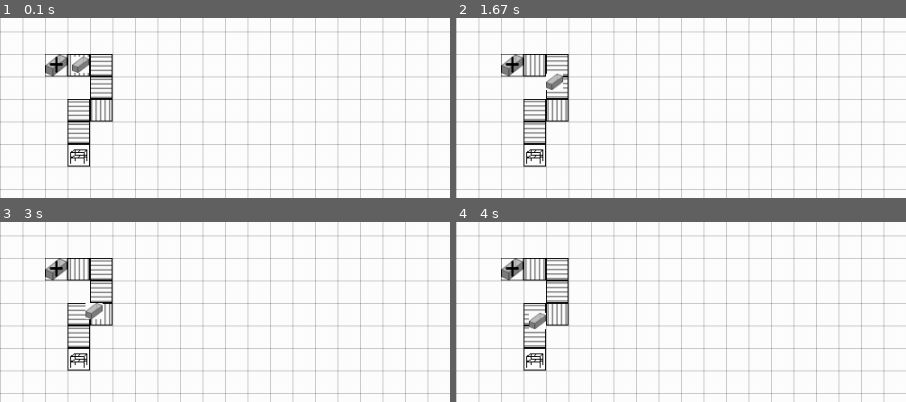
Above: before the commit, frames 1-4 (two rows, left to right).
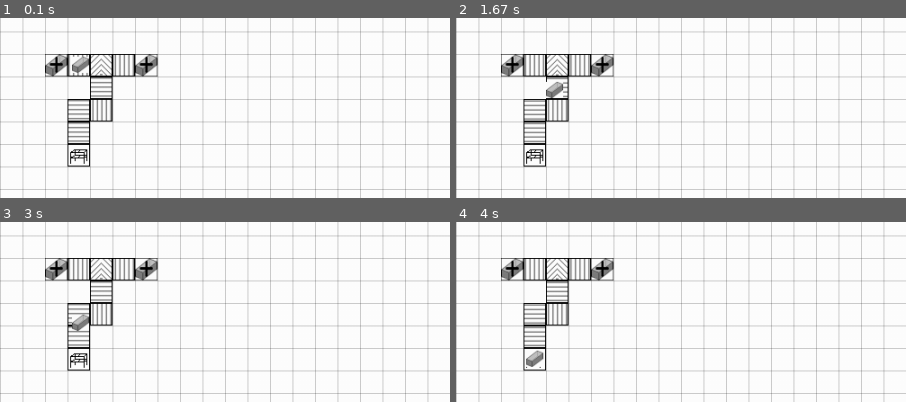
Above: after the commit, the same moments.

Repository: TobiasScheuer/PyGame-Simulations-other
Game: pygame game, started from FactorySim.py
Same seed, same stepped clock (60 frames per second), same inputs: the game is played once before the commit and once after it.
Inputs:
- Up to frame 1 (0.1 s): no input
- Up to frame 2 (1.67 s): no input
- Up to frame 3 (3 s): no input
- Up to frame 4 (4 s): no input
The pictures show only the part of the screen within x 0-50%, y 2-52%; the shares and areas given below are measured in that part.

The runs differ from the first frame. In frame 1, 2.9% of the frame differs, in the area x 15-36%, y 20-70%; in frame 2, 2.8%; in frame 3, 3.3%; in frame 4, 2.9%.

Commit message:
feat: implemented TIntersection class, added one instance and another box adder. Reworked box movement

Diff:
--- a/FactorySim.py
+++ b/FactorySim.py
@@ -11,12 +11,12 @@
 
 Available machines: (add them step by step)
 box-adder
+storage unit
 
 Available intralogistics elements:
 conveyor belt
 roller , accumulating roller
 robot arm
-storage unit
 drones?
 
 Available products:
@@ -111,6 +111,7 @@
 			self.output_rect.append(output_right)
 			output_left = pygame.Rect((coordinates[0]-1, coordinates[1]), (3,25))
 			self.output_rect.append(output_left)
+
 		elif orientation == "vertical":
 			output_up = pygame.Rect((coordinates[0], coordinates[1]-1), (25,3))
 			self.output_rect.append(output_up)
@@ -118,10 +119,24 @@
 			self.output_rect.append(output_down)
 
 	def update(self):
-		ID = generate_ID
-		newBox = Box(self.output_rect[0], ID)
-		PRODUCTS.append(newBox)
-		IDS[ID] = type(newBox)
+		counter = 0
+		for i, logistic in enumerate(LOGISTICS):
+			if self.output_rect[0] in logistic.input_rect:
+				ID = generate_ID
+				newBox = Box((self.output_rect[0][0],self.output_rect[0][1] ), ID)
+				PRODUCTS.append(newBox)
+				IDS[ID] = type(newBox)
+				counter += 1
+			elif self.output_rect[1] in logistic.input_rect:
+				ID = generate_ID
+
+				newBox = Box((self.output_rect[1][0]-19,self.output_rect[1][1] ), ID)
+				PRODUCTS.append(newBox)
+				IDS[ID] = type(newBox)
+				counter += 1
+			if counter == 2:
+				break
+
 
 class StorageUnit(Machine):
 	"""
@@ -172,7 +187,7 @@
 				for i, machine in enumerate(MACHINES):
 					if machine.coordinates in possible_neighbours:
 						hits.append(machine.coordinates)
-				if len(hits) > 2:
+				if len(hits) > 2 and isinstance(self, RollerConveyor): #1D Roller Conveyor supposed to only have 2 neighbors
 					raise PlacementError
 				elif len(hits) <= 0:
 					pass
@@ -185,8 +200,8 @@
 							else: # input not on left flank -> has to be output
 								output_rect = pygame.Rect((self.coordinates[0]-1, self.coordinates[1]),(3,25))
 								self.direction = "left"
-								self.image = pygame.transform.rotate(self.image, 270)
-								self.image1 = pygame.transform.rotate(self.image1, 270)
+								self.image = pygame.transform.rotate(self.image, 90)
+								self.image1 = pygame.transform.rotate(self.image1, 90)
 								break
 						elif hits[k][0] > self.coordinates[0]: # neighbour on the right flank
 							if input.left > self.coordinates[0]: # input on the right flank
@@ -194,8 +209,8 @@
 							else:
 								output_rect = pygame.Rect((self.coordinates[0]+24, self.coordinates[1]),(3,25))
 								self.direction = "right"
-								self.image = pygame.transform.rotate(self.image, 90)
-								self.image1 = pygame.transform.rotate(self.image1, 90)
+								self.image = pygame.transform.rotate(self.image, 270)
+								self.image1 = pygame.transform.rotate(self.image1, 270)
 								break
 						elif hits[k][1] < self.coordinates[1]: # neighbour above
 							if input.top < self.coordinates[1]: # input above
@@ -211,8 +226,8 @@
 							else:
 								output_rect = pygame.Rect((self.coordinates[0], self.coordinates[1]+24),(25,3))
 								self.direction = "down"
-								self.image = pygame.transform.flip(self.image, True, False)
-								self.image1 = pygame.transform.flip(self.image1, True, False)
+								self.image = pygame.transform.flip(self.image, False, True)
+								self.image1 = pygame.transform.flip(self.image1, False, True)
 								break
 						else:
 							print('error3')
@@ -222,7 +237,9 @@
 			elif len(self.input_rect) == 2:
 				pass
 			elif len(self.input_rect) == 3:
-				pass
+				print(self.input_rect)
+				if isinstance(self, TIntersection):
+					possible_interfaces = []
 			else:
 				print('error1')
 				# TODO: create actual error
@@ -258,27 +275,39 @@
 
 class TIntersection(RollerConveyor):
 	"""
-	2 inputs, 1 output, needs specified direction during init
+	2/3 inputs, 1 output, if 2 inputs direction needs to be specified (otherwise None for automatic orientation)
 	"""
 	def __init__(self,coordinates, ID, direction):
 		super().__init__(coordinates, ID)
+		self.size = (25,25)
+		self.rect = pygame.Rect(coordinates, self.size)
+		tempimage = pygame.image.load("res/factory/TIntersection.png").convert()
+		self.image = pygame.transform.smoothscale(tempimage, self.size)
+		tempimage1 = pygame.image.load("res/factory/TIntersection1.png").convert()
+		self.image1 = pygame.transform.smoothscale(tempimage1, self.size)
 		self.direction = direction
 		if direction == "up":
-			output_up = pygame.Rect((coordinates[0], coordinates[1]-1), (25,3))
-			self.output_rect.append(output_up)
+			output_interface = pygame.Rect((coordinates[0], coordinates[1]-1), (25,3))
+			#picture correct orientation
 		elif direction == "down":
-			output_down = pygame.Rect((coordinates[0], coordinates[1]+24), (25,3))
-			self.output_rect.append(output_down)
+			output_interface = pygame.Rect((coordinates[0], coordinates[1]+24), (25,3))
+			self.image = pygame.transform.flip(self.image, False, True)
+			self.image1 = pygame.transform.flip(self.image1, False, True)
 		elif direction == "left":
-			output_left = pygame.Rect((coordinates[0]-1, coordinates[1]), (3,25))
-			self.output_rect.append(output_left)
+			output_interface = pygame.Rect((coordinates[0]-1, coordinates[1]), (3,25))
+			self.image = pygame.transform.rotate(self.image, 270)
+			self.image1 = pygame.transform.rotate(self.image1, 270)
 		elif direction == "right":
-			output_right = pygame.Rect((coordinates[0]+24, coordinates[1]), (3,25))
-			self.output_rect.append(output_right)
+			output_interface = pygame.Rect((coordinates[0]+24, coordinates[1]), (3,25))
+			self.image = pygame.transform.rotate(self.image, 90)
+			self.image1 = pygame.transform.rotate(self.image1, 90)
+		self.output_rect.append(output_interface)
 		self.get_interfaces()
 		self.check_orientation()	# can only be called here since in class __init__ the images are not yet set
 
 
+
+
 	def update(self):
 		pass
 
@@ -302,20 +331,37 @@
 
 	def update(self):
 		if self.busy == False:
-			transporter_index = self.rect.collidelist(LOGISTICS)
-			if transporter_index >= 0:
-				transporter = LOGISTICS[transporter_index]
-				if transporter.direction == "up":
-					self.rect = self.rect.move(0,-1)
-				elif transporter.direction == "down":
-					self.rect = self.rect.move(0,1)
-				elif transporter.direction == "left":
-					self.rect = self.rect.move(-1,0)
-				elif transporter.direction == "right":
-					self.rect = self.rect.move(1,0)
+			upc = 0
+			downc = 0
+			leftc = 0
+			rightc = 0
+			xcenter = self.rect[0] + int(self.size[0]*0.5)
+			ycenter = self.rect[1] + int(self.size[1]*0.5)
+			xline = ((self.rect[0], ycenter ) , ( self.rect[0] + self.size[0],  ycenter))
+			yline = ((xcenter, self.rect[1] ) , ( xcenter, self.rect[1]+self.size[1]))
+			for i,logistic in enumerate(LOGISTICS):
+				if logistic.direction == "up" or logistic.direction == "down":
+					yclip = logistic.rect.clipline(yline) #yclip containts line part coordinates which is in logistic rect
+					if yclip:	# evaluates if yclip has contents and there is inside the
+						if logistic.direction == "up":
+							if upc == 0:
+								self.rect = self.rect.move(0,-1)
+								upc += 1
+						elif logistic.direction == "down":
+							if downc == 0:
+								self.rect = self.rect.move(0,1)
+								downc += 1
 				else:
-					print(transporter)
-					print("error")	# TODO: add actual Error
+					xclip = logistic.rect.clipline(xline) #yclip containts line part coordinates which is in logistic rect
+					if xclip:	# evaluates if yclip has contents and there is inside the
+						if logistic.direction == "left":
+							if leftc == 0:
+								self.rect = self.rect.move(-1,0)
+								leftc += 1
+						elif logistic.direction == "right":
+							if rightc == 0:
+								self.rect = self.rect.move(1,0)
+								rightc += 1
 			machine_index = self.rect.collidelist(MACHINES)
 			if machine_index >= 0:
 				machine = MACHINES[machine_index]
@@ -358,6 +404,9 @@
 	box_adder1 = BoxAdder((50,50), "horizontal", "0000")
 	MACHINES.append(box_adder1)
 	IDS["0000"] = type(box_adder1)
+	box_adder2 = BoxAdder((150,50), "horizontal", "0001")
+	MACHINES.append(box_adder2)
+	IDS["0001"] = type(box_adder2)
 	storage1 = StorageUnit((75,150), "1000")
 	MACHINES.append(storage1)
 	IDS["1000"] = type(storage1)
@@ -365,9 +414,9 @@
 	roller1 = RollerConveyor((75,50), "0010")
 	LOGISTICS.append(roller1)
 	IDS["0010"] = type(roller1)
-	roller2 = RollerConveyor((100,50), "0020")
-	LOGISTICS.append(roller2)
-	IDS["0020"] = type(roller2)
+	TIntersection1 = TIntersection((100,50), "0020", "down")
+	LOGISTICS.append(TIntersection1)
+	IDS["0020"] = type(TIntersection1)
 	roller3 = RollerConveyor((100,75), "0030")
 	LOGISTICS.append(roller3)
 	IDS["0030"] = type(roller3)
@@ -380,6 +429,9 @@
 	roller6 = RollerConveyor((75,125), "0060")
 	LOGISTICS.append(roller6)
 	IDS["0060"] = type(roller6)
+	roller7 = RollerConveyor((125,50), "0070")
+	LOGISTICS.append(roller7)
+	IDS["0070"] = type(roller7)
 
 	box1 = Box((75,50), "0100")
 	PRODUCTS.append(box1)
Binary file added: res/factory/TIntersection.png
Binary file added: res/factory/TIntersection1.png
Not shown, added: classes.dot
